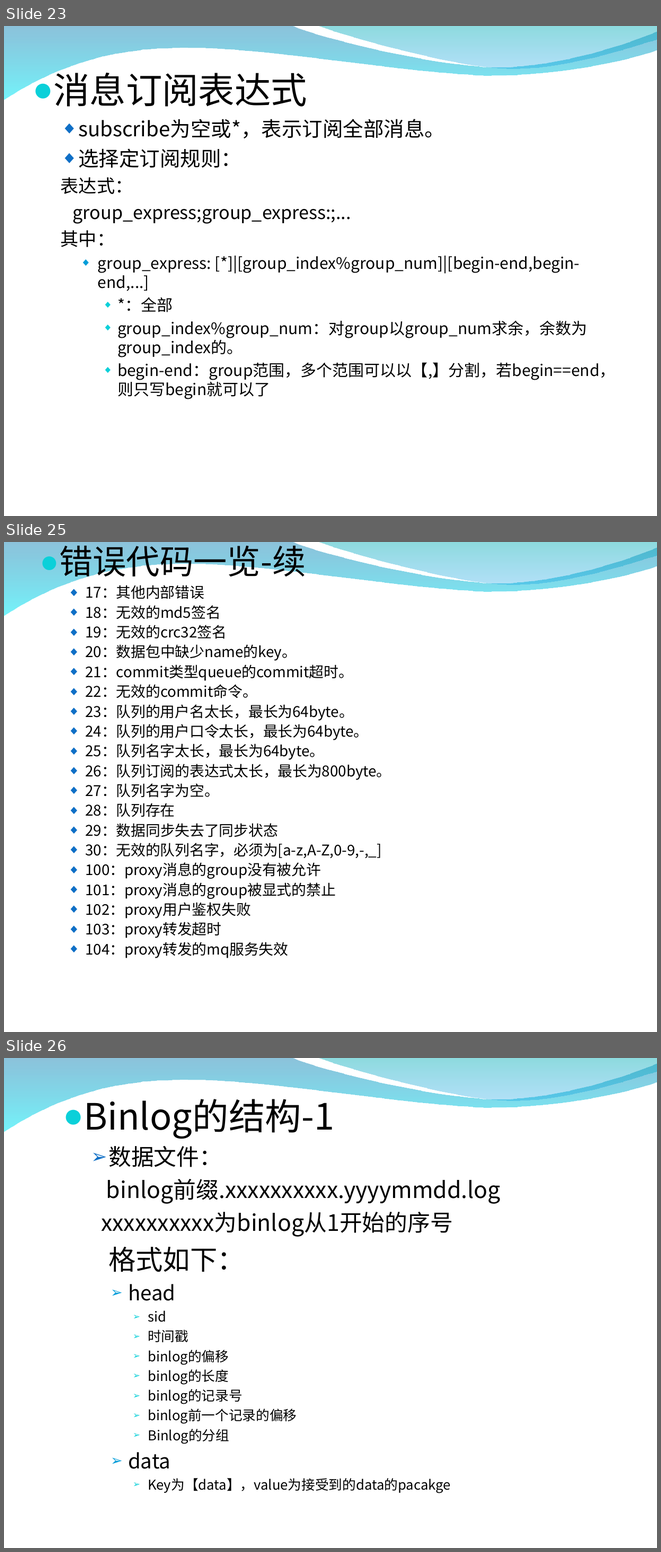
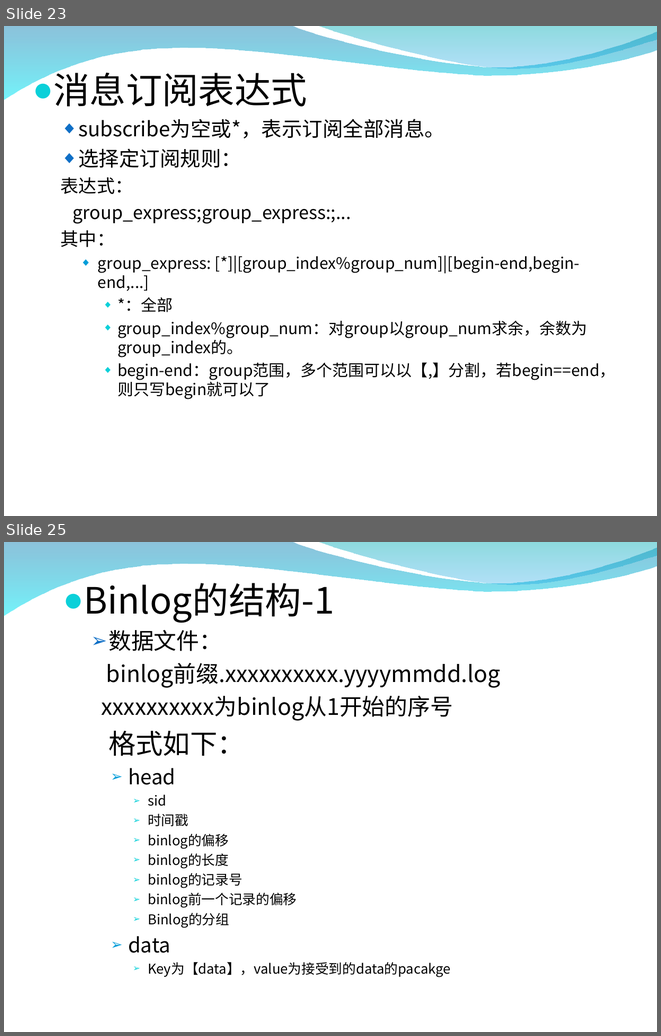
Before and after one commit to zxf1864/cwinux-mq, a slide deck: mq/doc/mq_introduce.ppt. Shown one above the other, each under a label of ours: slides 23, 25 and 26 before the commit, slides 23 and 25 after it; the slides between them are not shown. The pictures are 661x1552 and 661x1036 pixels, drawn with LibreOffice and Linux fonts; fonts in the diff are those of the drawing; background and template pictures are left out. Boxes give left, top, right and bottom in pixels: in the first picture for what was removed or moved away, otherwise in the second. Text is boxed around its words. In the diff, an @@ line names an element or a change of style, - is before the commit and + after.

```diff
--- a/mq/doc/mq_introduce.ppt
+++ b/mq/doc/mq_introduce.ppt
@@ slide 25 removed at box(4, 542, 657, 1032), background picture (left out); not listed: 2 template elements that a slide beside it also shows @@
@@ text removed at box(59, 542, 391, 958) @@
-● 错误代码一览-续
-  ◆ 17：其他内部错误
-  ◆ 18：无效的md5签名
-  ◆ 19：无效的crc32签名
-  ◆ 20：数据包中缺少name的key。
-  ◆ 21：commit类型queue的commit超时。
-  ◆ 22：无效的commit命令。
-  ◆ 23：队列的用户名太长，最长为64byte。
-  ◆ 24：队列的用户口令太长，最长为64byte。
-  ◆ 25：队列名字太长，最长为64byte。
-  ◆ 26：队列订阅的表达式太长，最长为800byte。
-  ◆ 27：队列名字为空。
-  ◆ 28：队列存在
-  ◆ 29：数据同步失去了同步状态
-  ◆ 30：无效的队列名字，必须为[a-z,A-Z,0-9,-,_]
-  ◆ 100：proxy消息的group没有被允许
-  ◆ 101：proxy消息的group被显式的禁止
-  ◆ 102：proxy用户鉴权失败
-  ◆ 103：proxy转发超时
-  ◆ 104：proxy转发的mq服务失效
@@ what was slide 26 is now slide 25 @@
```
Also in this commit, not shown: 5 slides changed.
